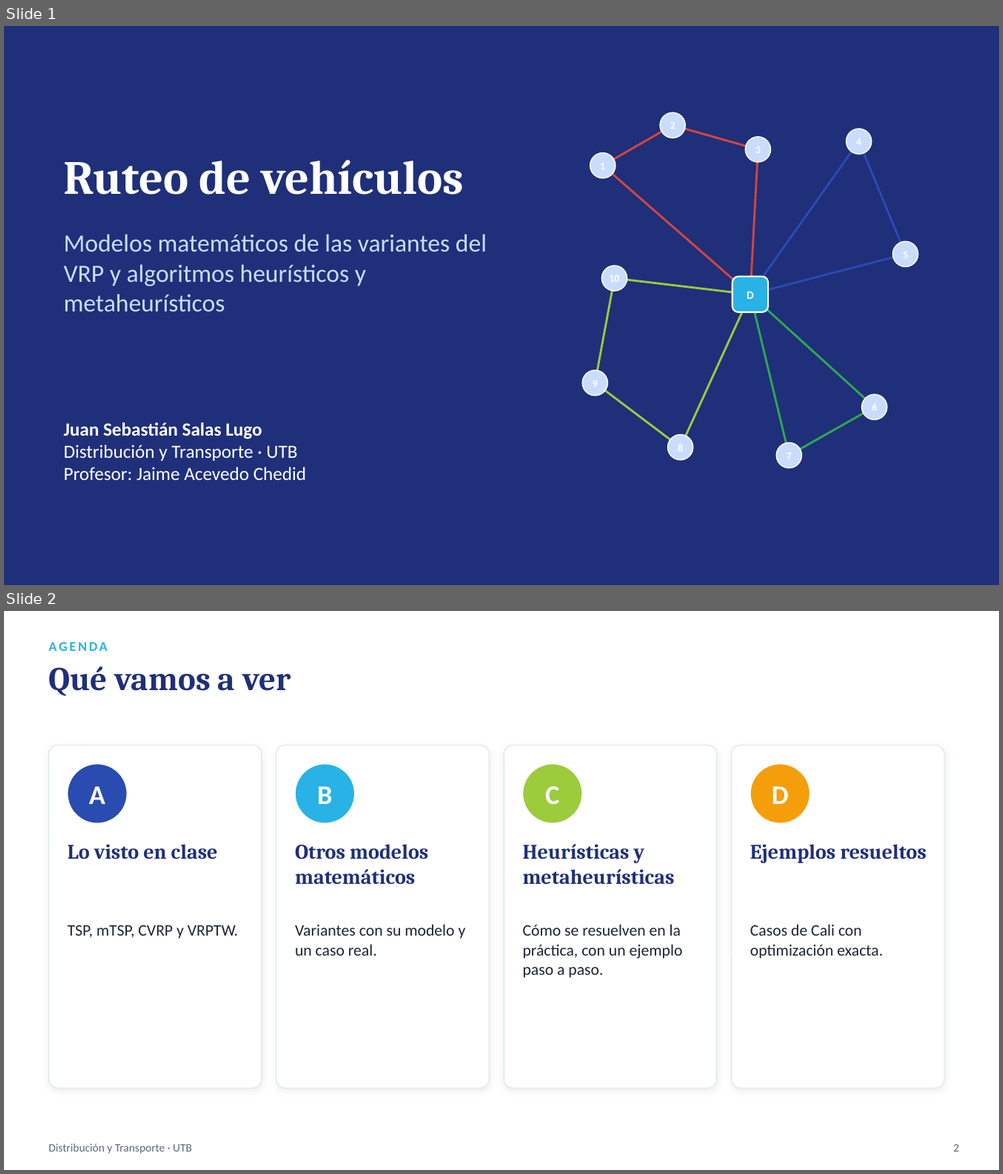
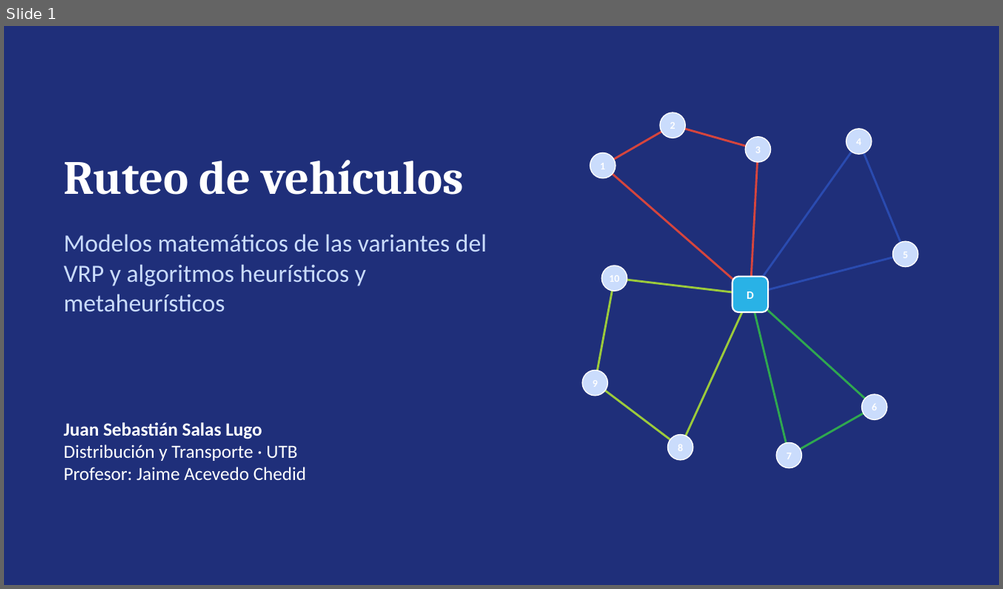
Before and after one commit to sebastianslg/grafosapp, a slide deck: Exposicion_Ruteo_de_Vehiculos.pptx. Shown one above the other, each under a label of ours: slides 1 and 2 before the commit, slide 1 after it. The pictures are 1003x1174 and 1003x589 pixels, drawn with LibreOffice and Linux fonts; fonts in the diff are those of the drawing. Boxes give left, top, right and bottom in pixels: in the first picture for what was removed or moved away, otherwise in the second. Text is boxed around its words. In the diff, an @@ line names an element or a change of style, - is before the commit and + after.

```diff
--- a/Exposicion_Ruteo_de_Vehiculos.pptx
+++ b/Exposicion_Ruteo_de_Vehiculos.pptx
@@ slide 2 removed at box(4, 611, 999, 1170), background #FFFFFF @@
@@ text removed at box(48, 642, 107, 651) @@
-AGENDA
@@ text removed at box(48, 667, 290, 696) @@
-Qué vamos a ver
@@ rounded rectangle removed at box(48, 745, 262, 1088) @@
@@ ellipse removed at box(68, 764, 127, 823) @@
@@ rounded rectangle removed at box(276, 745, 489, 1088) @@
@@ ellipse removed at box(295, 764, 355, 823) @@
@@ rounded rectangle removed at box(504, 745, 717, 1088) @@
@@ ellipse removed at box(523, 764, 582, 823) @@
@@ rounded rectangle removed at box(731, 745, 944, 1088) @@
@@ ellipse removed at box(750, 764, 810, 823) @@
@@ text removed at box(89, 786, 105, 804) @@
-A
@@ text removed at box(317, 786, 332, 804) @@
-B
@@ text removed at box(545, 786, 559, 805) @@
-C
@@ text removed at box(771, 786, 788, 804) @@
-D
@@ text removed at box(68, 844, 218, 860) @@
-Lo visto en clase
@@ text removed at box(295, 844, 428, 885) @@
-Otros modelos matemáticos
@@ text removed at box(523, 844, 674, 885) @@
-Heurísticas y metaheurísticas
@@ text removed at box(750, 844, 926, 863) @@
-Ejemplos resueltos
@@ text removed at box(68, 925, 238, 939) @@
-TSP, mTSP, CVRP y VRPTW.
@@ text removed at box(295, 925, 466, 956) @@
-Variantes con su modelo y un caso real.
@@ text removed at box(523, 925, 683, 978) @@
-Cómo se resuelven en la práctica, con un ejemplo paso a paso.
@@ text removed at box(750, 925, 882, 959) @@
-Casos de Cali con optimización exacta.
@@ text removed at box(48, 1144, 192, 1154) @@
-Distribución y Transporte · UTB
@@ text removed at box(953, 1145, 959, 1152) @@
-2
```
Also in this commit, not shown: 13 slides changed, 14 other slides removed.
